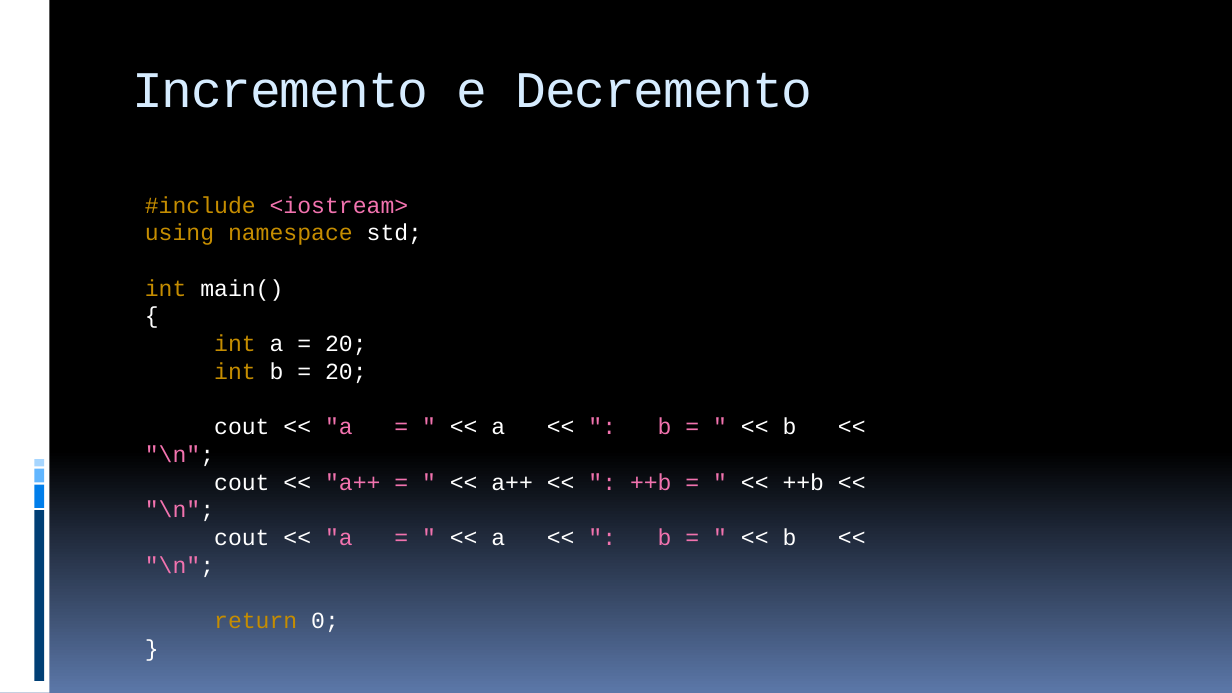
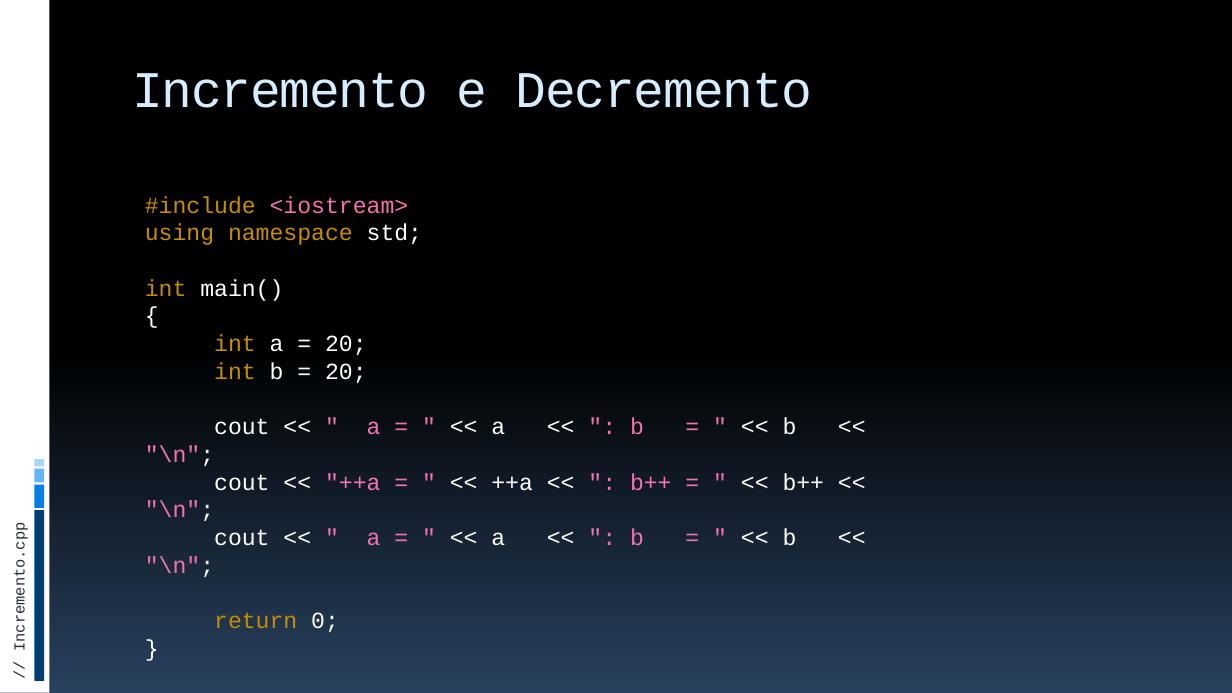
Before and after one commit to JudsonSS/ProgComp, a slide deck: slide 12 of Slides/17. Aplicações do Laço For.pptx. Drawn at 1232x693 pixels with LibreOffice and Linux fonts; fonts in the diff are those of the drawing. Boxes give left, top, right and bottom in pixels: in the first picture for what was removed or moved away, otherwise in the second. Text is boxed around its words. In the diff, an @@ line names an element or a change of style, - is before the commit and + after.

```diff
--- a/Slides/17. Aplicações do Laço For.pptx
+++ b/Slides/17. Aplicações do Laço For.pptx
@@ background gradient #000000 to #5B77A8 to gradient #000000 to #28415E @@
@@ text at (145,418,825,546): text changed @@
-cout << "a = " << a << ": b = " << b << "\n";
-cout << "a++ = " << a++ << ": ++b = " << ++b << "\n";
-cout << "a = " << a << ": b = " << b << "\n";
+cout << " a = " << a << ": b = " << b << "\n";
+cout << "++a = " << ++a << ": b++ = " << b++ << "\n";
+cout << " a = " << a << ": b = " << b << "\n";
@@ text added at (12,534,29,647), 12 pt, text #272D38 @@
+// Incremento.cpp
```
Also in this commit, not shown: 27 other slides changed, 1 slide added, 8 other files.
